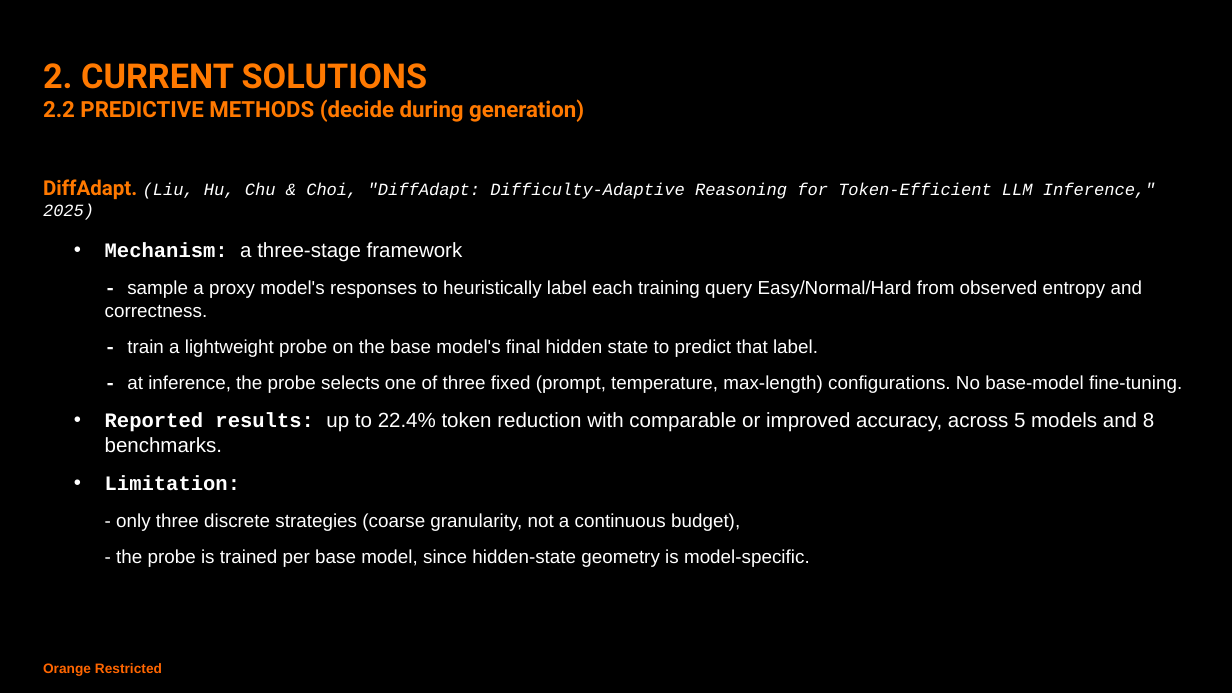
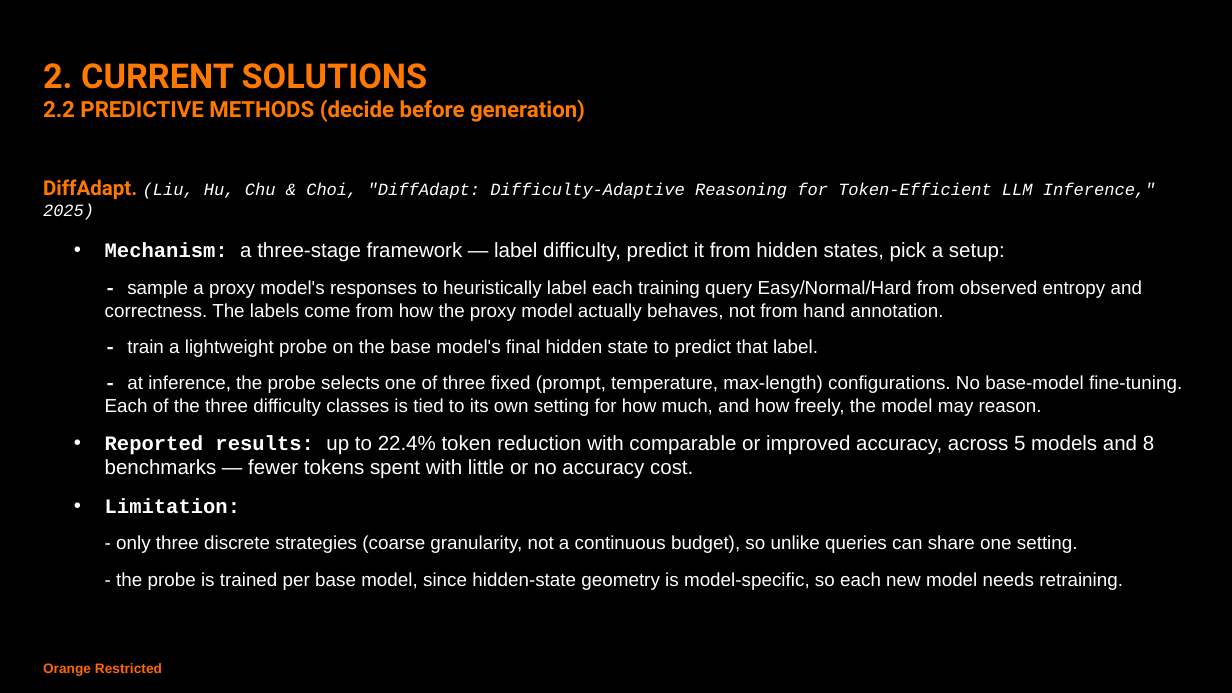
Before and after one commit to tharwat-ux/TTCA, a slide deck: slide 9 of presentation/dynamic_test_time_compute_allocation.pptx. Drawn at 1232x693 pixels with LibreOffice and Linux fonts; fonts in the diff are those of the drawing. Boxes give left, top, right and bottom in pixels: in the first picture for what was removed or moved away, otherwise in the second. Text is boxed around its words. In the diff, an @@ line names an element or a change of style, - is before the commit and + after.

```diff
--- a/presentation/dynamic_test_time_compute_allocation.pptx
+++ b/presentation/dynamic_test_time_compute_allocation.pptx
@@ text at bbox=[43, 99, 585, 122]: text changed @@
-2.2 PREDICTIVE METHODS (decide during generation)
+2.2 PREDICTIVE METHODS (decide before generation)
@@ text at bbox=[105, 242, 1142, 321]: text changed @@
-  • Mechanism: a three-stage framework
-  - sample a proxy model's responses to heuristically label each training query Easy/Normal/Hard from observed entropy and correctness.
+  • Mechanism: a three-stage framework — label difficulty, predict it from hidden states, pick a setup:
+  - sample a proxy model's responses to heuristically label each training query Easy/Normal/Hard from observed entropy and correctness. The labels come from how the proxy model actually behaves, not from hand annotation.
@@ text at bbox=[105, 375, 1182, 479]: text changed @@
-  - at inference, the probe selects one of three fixed (prompt, temperature, max-length) configurations. No base-model fine-tuning.
-  • Reported results: up to 22.4% token reduction with comparable or improved accuracy, across 5 models and 8 benchmarks.
+  - at inference, the probe selects one of three fixed (prompt, temperature, max-length) configurations. No base-model fine-tuning. Each of the three difficulty classes is tied to its own setting for how much, and how freely, the model may reason.
+  • Reported results: up to 22.4% token reduction with comparable or improved accuracy, across 5 models and 8 benchmarks — fewer tokens spent with little or no accuracy cost.
@@ text at bbox=[116, 535, 1123, 590]: text changed @@
-  - only three discrete strategies (coarse granularity, not a continuous budget),
-  - the probe is trained per base model, since hidden-state geometry is model-specific.
+  - only three discrete strategies (coarse granularity, not a continuous budget), so unlike queries can share one setting.
+  - the probe is trained per base model, since hidden-state geometry is model-specific, so each new model needs retraining.
```
Also in this commit, not shown: 15 other slides changed, 7 slides removed, 23 other files.
